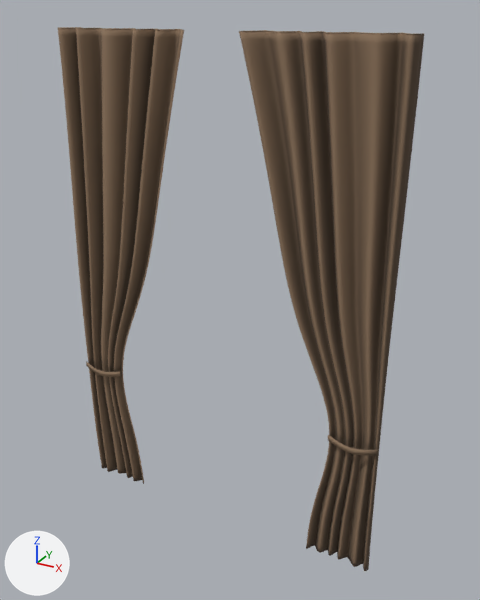
The glTF model v4/assets/models/curtains-refined.glb as it was, and as the next commit left it.
Both versions are drawn from a 50 mm lens placed at (3.8, -3.61, 2.72), pointed at (2.31, -0.9, 1.37). Every picture has the same lights, and +X, +Y and +Z are marked at lower left. The older version comes first. Where no turn or scale is listed for an object, it has been applied to the vertices. Vertices at exactly the same position are counted once.

Names of what the first picture shows: 'Refined living taupe drapes / Refined taupe woven textile'.
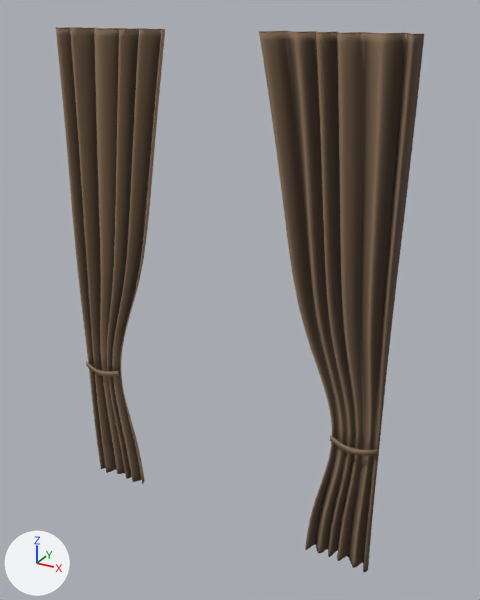
Changed parts and their boxes [x1, y1, x2, y2] in the pictures (480 x 600 px; the box of a moved part takes in the faces that stretch with it):
'Refined living taupe drapes / Refined taupe woven textile', reshaped
    before: [58, 27, 424, 571]
    after: [56, 27, 424, 573]
part 1 of me_curtain_vertical_sewn_hem, moved or reshaped
    before: [123, 30, 184, 484]
    after: [121, 32, 163, 484]
part 2 of me_curtain_vertical_sewn_hem, moved or reshaped
    before: [239, 30, 424, 35]
    after: [259, 31, 424, 35]
part 3 of me_curtain_vertical_sewn_hem, moved or reshaped
    before: [239, 33, 329, 548]
    after: [305, 454, 330, 550]
part 4 of me_curtain_vertical_sewn_hem, moved or reshaped
    before: [58, 28, 183, 481]
    after: [56, 27, 165, 482]
part 5 of me_curtain_vertical_sewn_hem, moved or reshaped
    before: [239, 31, 424, 571]
    after: [259, 32, 424, 573]
part 6 of me_curtain_vertical_sewn_hem, recoloured
    both: [58, 27, 411, 571]

The change in detail:
me_curtain_vertical_sewn_hem is used by ob_refined_living_taupe_drapes___refined_taupe_woven_textile; location (0.0, 0.0, 0.0).
me_curtain_vertical_sewn_hem had 28844 vertices, 57544 faces and spanned x 1.34..3.12, y -1.04..-0.91, z 0.02..2.64.
me_curtain_vertical_sewn_hem now has 28844 vertices, 57544 faces and spans x 1.34..3.12, y -1.04..-0.9, z 0.02..2.64.
me_curtain_vertical_sewn_hem part 1: the loose piece of 648 vertices spanning x 1.59..2.09, y -1.0..-0.99, z 0.03..2.64 is multiplied about its middle by the matrix ((0.991, 0.056, -0.037), (-0.056, 0.991, 0.007), (0.037, -0.005, 0.992)), then moved by (-0.04, -0.01, 0.0).
me_curtain_vertical_sewn_hem part 2: the loose piece of 584 vertices spanning x 2.37..3.12, y -1.02..-0.92, z 2.63..2.64 is scaled about its middle by (0.867, 1.35, 1), then moved by (0.05, 0.0, 0.0).
me_curtain_vertical_sewn_hem part 3: the loose piece of 648 vertices spanning x 2.37..2.87, y -1.01..-1.0, z 0.03..2.64 is multiplied about its middle by the matrix ((0.99, -0.073, 0.037), (0.073, 0.99, 0.011), (-0.037, -0.008, 0.992)), then moved by (0.04, -0.01, 0.0).
me_curtain_vertical_sewn_hem part 4: 13642 of 28844 vertices moved; they spanned x 1.34..2.09, y -1.03..-0.91, z 0.02..2.64 and now span x 1.34..1.99, y -1.04..-0.9, z 0.02..2.64; mean shift (-0.02, 0.0, 0.0); largest move (2.09, -1.0, 2.63) -> (1.37, -0.97, 0.02).
me_curtain_vertical_sewn_hem part 5: 8701 of 28844 vertices moved; they spanned x 2.37..3.12, y -1.02..-0.92, z 0.02..2.64 and now span x 2.47..3.12, y -1.04..-0.9, z 0.02..2.64; mean shift (0.02, 0.0, 0.0); largest move (2.37, -1.01, 2.64) -> (2.47, -1.02, 2.64).
me_curtain_vertical_sewn_hem part 6: 44409 kept faces spanning x 1.34..3.12, y -1.04..-0.9, z 0.02..2.64 get new vertex colours.
Other edits to the shape of me_curtain_vertical_sewn_hem do not show in these pictures.
